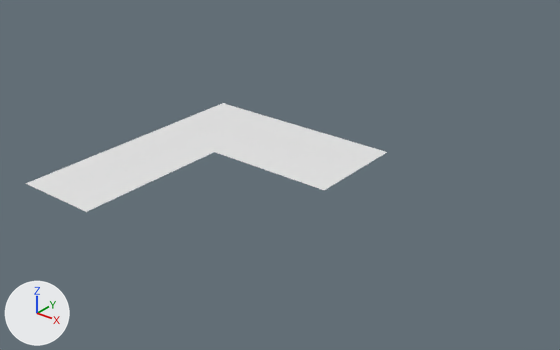
Renders of the FBX model Assets/Blender/Level1.fbx from each side of a commit.
Both versions are drawn from a camera (50 mm lens) standing at (872.0, -1051.0, 589.0) and looking at (96.0, -80.0, -12.0). The axes (+X, +Y, +Z) are drawn at lower left. The lights are the same throughout. Where no turn or scale is listed for an object, it has been applied to the vertices.

Script lines for the objects in view, before the commit:
```python
me_plane_032 = bpy.data.meshes.new('Plane.032')
me_plane_032.from_pydata(...)  # 406 vertices, 211 faces; spans x -206.0..206.0, y -397.0..100.0, z 0.0
me_plane_032.materials.append(mat_lowpoly)  # white #e7e7e7
# before: 1 (206.0, -100.0, 0.0) at pixel (324, 190), 2 (-206.0, 100.0, 0.0) at pixel (222, 103), 3 (206.0, 100.0, 0.0) at pixel (387, 152), 4 (130.0, 100.0, 0.0) at pixel (353, 141), 339 (-44.0, -100.0, 0.0) at pixel (214, 152)
ob_level1 = bpy.data.objects.new('Level1', me_plane_032)
ob_level1.location = (0.0, 0.0, 0.0)
```
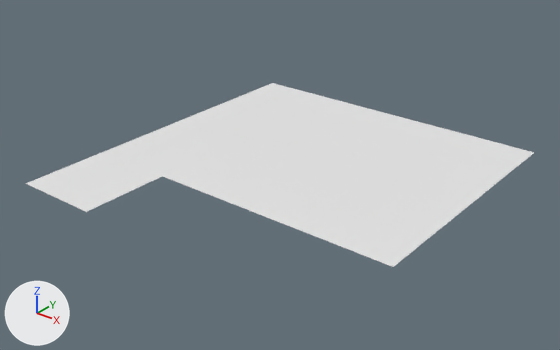
Commit message: Expanded level1 to make it more open

Changed parts and their boxes (x1, y1, x2, y2) in the pictures (560 x 350 px):
'Level1', reshaped (40% wider, 68% taller)
    before: (25, 103, 387, 212)
    after: (25, 83, 534, 267)
part 1 of me_plane_032, added
    after: (163, 83, 534, 267)

What changed in the scene script:
```text
Change me_plane_032:
    where me_plane_032.from_pydata(...)  # 406 vertices, 211 faces; spans x -206.0..206.0, y -397.0..100.0, z 0.0
    used by ob_level1; location = (0.0, 0.0, 0.0)
    verts and faces of me_plane_032; kept vertices keep their numbers, new ones are numbered from 406
    me_plane_032 part 1
    add for new, old in zip([406, 407, 408], [2, 3, 4]): verts[new] = verts[old] + (0.0, 168.0, 0.0)
    add for new, old in zip([409, 410, 411], [1, 3, 407]): verts[new] = verts[old] + (213.0, 0.0, 0.0)
    add for new, old in zip([412, 413, 414], [1, 339, 409]): verts[new] = verts[old] + (0.0, -132.0, 0.0)
    add faces += [(3, 407, 408, 4), (2, 4, 408, 406), (3, 410, 411, 407), (1, 409, 410, 3), (1, 412, 414, 409), (1, 339, 413, 412)]
```
